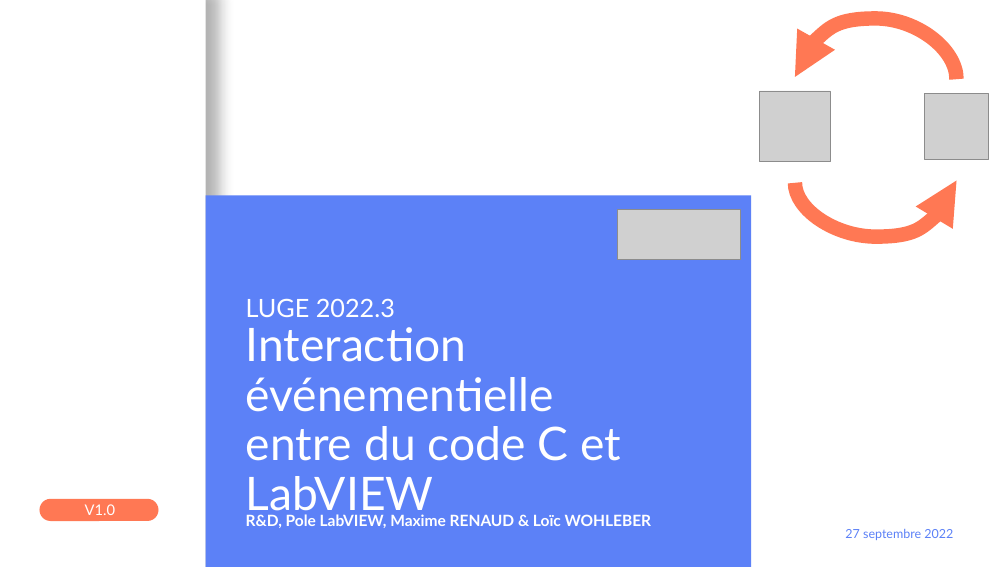
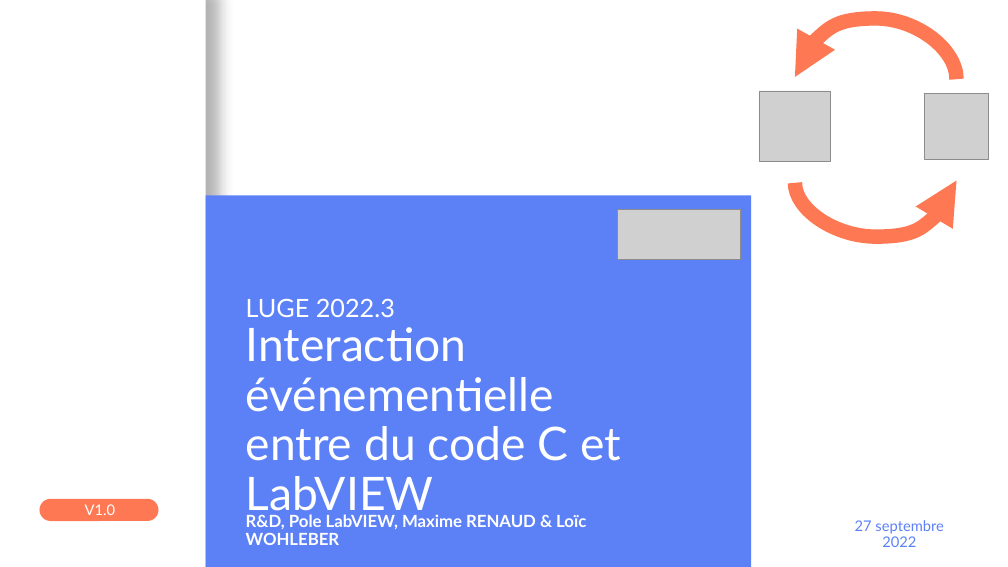
Before and after one commit to Loysse/PostLVUserEvent_Demo, a slide deck: slide 1 of Interaction événementielle entre du code C et LabVIEW.pptx. Drawn at 1008x567 pixels with LibreOffice and Linux fonts; fonts in the diff are those of the drawing; grey boxes stand for pictures; background and template pictures are left out. Boxes give left, top, right and bottom in pixels: in the first picture for what was removed or moved away, otherwise in the second. Text is boxed around its words. In the diff, an @@ line names an element or a change of style, - is before the commit and + after.

```diff
--- a/Interaction événementielle entre du code C et LabVIEW.pptx
+++ b/Interaction événementielle entre du code C et LabVIEW.pptx
@@ text "R&D, Pole LabVIEW, Maxime RENAUD ..." at (246, 514, 586, 545): size 14.8 to 16 pt @@
@@ text "27 septembre 2022" at (855, 520, 944, 547): size 11.9 to 14 pt; line spacing 0.8 to 0.9 @@
```
Also in this commit, not shown: 2 other slides changed, 6 slides added.
